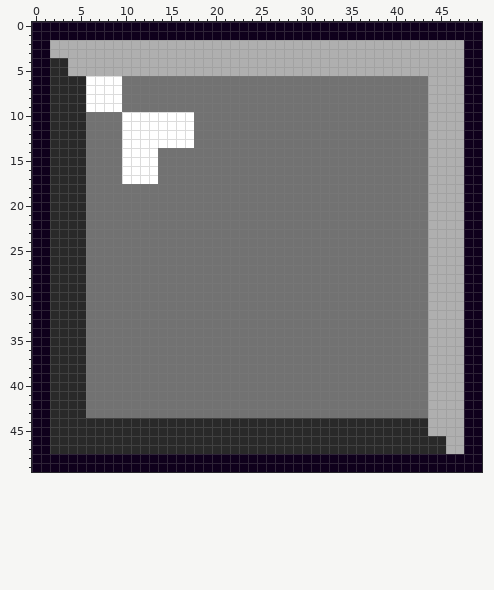
Pixel-art sprite, stored at Assets/Art Resources/Sprites/Fases/Tetris/Tetris_block_gris.png. The picture above is the old version.
The file is 50x50 pixels. Colours within 5 levels of each other are drawn and written as one.
The same view after the edit:
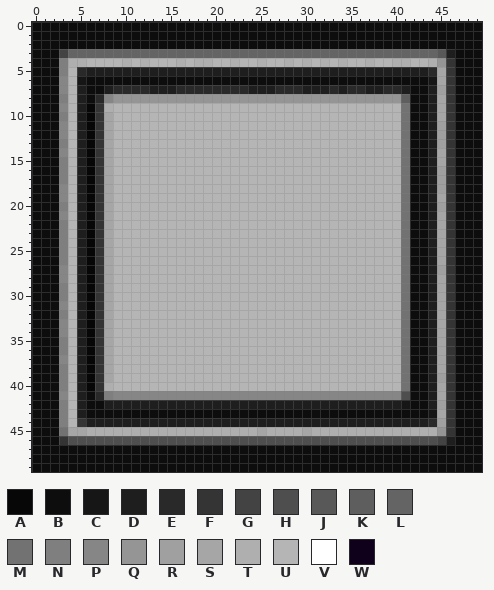
Palette (. is transparent): A #070707  B #0d0d0d  C #161616  D #1e1e1e  E #292929  F #343434  G #434343  H #4e4e4e  J #585858  K #5e5e5e  L #646464  M #727272  N #7f7f7f  P #868686  Q #959595  R #a0a0a0  S #a6a6a6  T #afafaf  U #b5b5b5  V #ffffff  W #0f001c
The edit:
Changed rows in their new state; - is an unchanged pixel.
first column x 0:
 0 BBBBBBBBBBBBBBBBBBBBBBBBBBBBBBBBBBBBBBBBBBBBBBBBBB
 1 BBBBBBBBBBBBBBBBBBBBBBBBBBBBBBBBBBBBBBBBBBBBBBBBBB
 2 BBBBBBBBBBBBBBBBBBBBBBBBBBBBBBBBBBBBBBBBBBBBBBBBBB
 3 BBBGLLLLLLLLLLLLLLLLLLLLLLLLLLLLLLLLLLLLLLLLLJDBBB
 4 BBBN--UUUU-U-UUU-U--UU-UU-UU-U-U-U-UU-UU--UU-QFBBB
 5 BBBNUEDDDDDDDDDDDDDDDDDDDDDDDDDDDDDDDDDDDDDDESFBBB
 6 BBBPUCBBBBBBBBBBBBBBBBBBBBBBBBBBBBBBBBBBBBBBCSFBBB
 7 BBBPUDBBDEEEEDDDEEEEEEEEDDDEEEDDDEDEEDDEEDBBDRFBBB
 8 BBBNUDBEPQQQQQQQQQQQQQQQQQQQQQQQQQQQQQQQQKBBDSFBBB
 9 BBBPUDAFTUUUUUUUUUUUUUUUUUUUUUUUUUUUUUUUU-BBDSFBBB
10 BBBNUDAFSUUUUUUUUUUUUUUUUUUUUUUUUUUUUUUUU-BBDSFBBB
11 BBBPUDAFSUUUUUUUUUUUUUUUUUUUUUUUUUUUUUUUU-BBDRFBBB
12 BBBPUDAFSUUUUUUUUUUUUUUUUUUUUUUUUUUUUUUUU-BBDRFBBB
13 BBBNUDAFSUUUUUUUUUUUUUUUUUUUUUUUUUUUUUUUU-BBDRFBBB
14 BBBPUDAFSUUUUUUUUUUUUUUUUUUUUUUUUUUUUUUUU-BBDSFBBB
15 BBBNUDAFSUUUUUUUUUUUUUUUUUUUUUUUUUUUUUUUU-BBDSFBBB
16 BBBNUDAFSUUUUUUUUUUUUUUUUUUUUUUUUUUUUUUUU-BBDRFBBB
17 BBBNUDAFSUUUUUUUUUUUUUUUUUUUUUUUUUUUUUUUU-BBDRFBBB
18 BBBPUDAFSUUUUUUUUUUUUUUUUUUUUUUUUUUUUUUUU-BBDRFBBB
19 BBBPUDAFSUUUUUUUUUUUUUUUUUUUUUUUUUUUUUUUU-BBDSFBBB
20 BBBNUDAFSUUUUUUUUUUUUUUUUUUUUUUUUUUUUUUUU-BBDRFBBB
21 BBBPUDAFSUUUUUUUUUUUUUUUUUUUUUUUUUUUUUUUU-BBDSFBBB
22 BBBNUDAFSUUUUUUUUUUUUUUUUUUUUUUUUUUUUUUUU-BBDSFBBB
23 BBBNUDAFSUUUUUUUUUUUUUUUUUUUUUUUUUUUUUUUU-BBDSFBBB
24 BBBNUDAFSUUUUUUUUUUUUUUUUUUUUUUUUUUUUUUUU-BBDSFBBB
25 BBBNUDAFSUUUUUUUUUUUUUUUUUUUUUUUUUUUUUUUU-BBDSFBBB
26 BBBNUDAFSUUUUUUUUUUUUUUUUUUUUUUUUUUUUUUUU-BBDSFBBB
27 BBBPUDAFSUUUUUUUUUUUUUUUUUUUUUUUUUUUUUUUU-BBDRFBBB
28 BBBPUDAFSUUUUUUUUUUUUUUUUUUUUUUUUUUUUUUUU-BBDSFBBB
29 BBBNUDAFSUUUUUUUUUUUUUUUUUUUUUUUUUUUUUUUU-BBDSFBBB
30 BBBNUDAFSUUUUUUUUUUUUUUUUUUUUUUUUUUUUUUUU-BBDSFBBB
31 BBBPUDAFSUUUUUUUUUUUUUUUUUUUUUUUUUUUUUUUU-BBDSFBBB
32 BBBNUDAFSUUUUUUUUUUUUUUUUUUUUUUUUUUUUUUUU-BBDSFBBB
33 BBBPUDAFSUUUUUUUUUUUUUUUUUUUUUUUUUUUUUUUU-BBDSFBBB
34 BBBPUDAFSUUUUUUUUUUUUUUUUUUUUUUUUUUUUUUUU-BBDSFBBB
35 BBBNUDAFSUUUUUUUUUUUUUUUUUUUUUUUUUUUUUUUU-BBDSFBBB
36 BBBNUDAFSUUUUUUUUUUUUUUUUUUUUUUUUUUUUUUUU-BBDSFBBB
37 BBBPUDAFSUUUUUUUUUUUUUUUUUUUUUUUUUUUUUUUU-BBDSFBBB
38 BBBNUDAFSUUUUUUUUUUUUUUUUUUUUUUUUUUUUUUUU-BBDSFBBB
39 BBBNUDAFSUUUUUUUUUUUUUUUUUUUUUUUUUUUUUUUU-BBDRFBBB
40 BBBNUDAFTUUUUUUUUUUUUUUUUUUUUUUUUUUUUUUUU-BBDSFBBB
41 BBBPUDBENPPPPPPPPPPPPPPPPPPPPPPPPPPPPPPPPHBBDSFBBB
42 BBBNUDBBDDDDDDDDDDDDDDDDDDDDDDDDDDDDDDDDDCBBDRFBBB
43 BBBNUDBBBBBBBBBBBBBBBBBBBBBBBBBBBBBBBBBBBBBBCSFBBB
44 BBBNUFDDDDDDDDDDDDDDDDDDDDDDDDDDDDDDDDDDDDDDERFBBB
45 BBBMSSTTTTTTTTTTTTTTTTTTTSTTTTSTTTTTTTTTTTTT-QFBBB
46 BBBFHHHHHHHHHHHHHHHHHHHHHHHHHHHHHHHHHHHHHHHHHGDBBB
47 BBBBBBBBBBBBBBBBBBBBBBBBBBBBBBBBBBBBBBBBBBBBBBBBBB
48 BBBBBBBBBBBBBBBBBBBBBBBBBBBBBBBBBBBBBBBBBBBBBBBBBB
49 BBBBBBBBBBBBBBBBBBBBBBBBBBBBBBBBBBBBBBBBBBBBBBBBBB
Changed places in both pictures, as pixel boxes (x1, y1, x2, y2):
changed: (32, 22, 482, 472)
